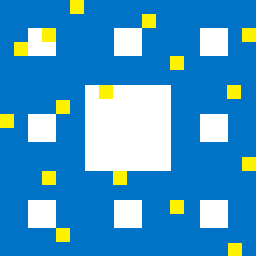
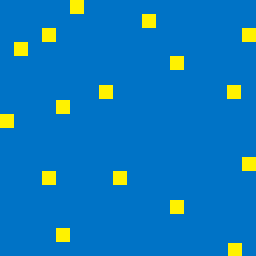
Revision of a layered 256px x 256px image; what changed, layer by layer:
hid group "Group 1 copy 8" (9 layers) over bbox(28, 114, 56, 142)
hid group "Group 1 copy 7" (9 layers) over bbox(28, 200, 56, 228)
hid group "Group 1 copy 6" (9 layers) over bbox(114, 200, 142, 228)
hid group "Group 1 copy 5" (9 layers) over bbox(200, 200, 228, 228)
hid group "Group 1 copy 4" (9 layers) over bbox(200, 114, 228, 142)
hid group "Group 1 copy 3" (9 layers) over bbox(200, 28, 228, 56)
hid group "Group 1 copy 2" (9 layers) over bbox(114, 28, 142, 56)
hid group "Group 1 copy" (9 layers) over bbox(28, 28, 56, 56)
added layer "Rectangle 1 copy 23" in group "Group 1" over bbox(85, 85, 171, 171)
